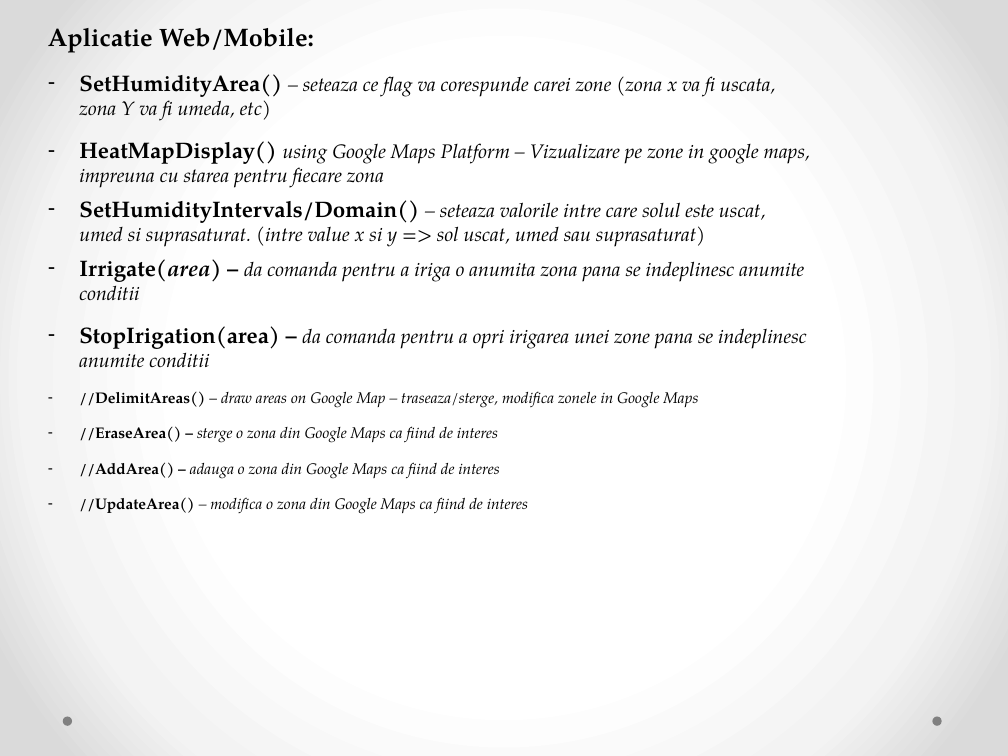
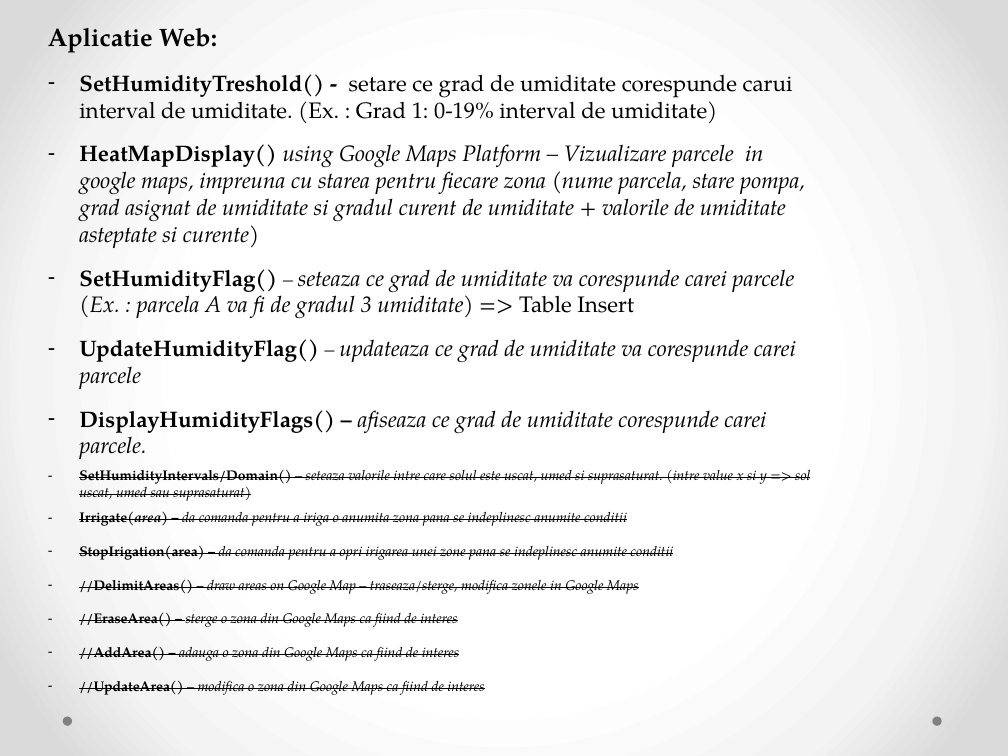
Before and after one commit to diercan/DATC-2018, a slide deck: slide 8 of Indreica_Claudia-Nicoleta/Proiect_Datc/ProiectDATC.pptx (slide 5 before the commit). Drawn at 1008x756 pixels with LibreOffice and Linux fonts; fonts in the diff are those of the drawing. Boxes give left, top, right and bottom in pixels: in the first picture for what was removed or moved away, otherwise in the second. Text is boxed around its words. In the diff, an @@ line names an element or a change of style, - is before the commit and + after.

```diff
--- a/Indreica_Claudia-Nicoleta/Proiect_Datc/ProiectDATC.pptx
+++ b/Indreica_Claudia-Nicoleta/Proiect_Datc/ProiectDATC.pptx
@@ text at bbox=[48, 28, 805, 459]: text changed; size 14 to 16 pt @@
-Aplicatie Web/Mobile:
-– SetHumidityArea() – seteaza ce flag va corespunde carei zone (zona x va fi uscata, zona Y va fi umeda, etc)
-– HeatMapDisplay() using Google Maps Platform – Vizualizare pe zone in google maps, impreuna cu starea pentru fiecare zona
+Aplicatie Web:
+– SetHumidityTreshold() - setare ce grad de umiditate corespunde carui interval de umiditate. (Ex. : Grad 1: 0-19% interval de umiditate)
+– HeatMapDisplay() using Google Maps Platform – Vizualizare parcele in google maps, impreuna cu starea pentru fiecare zona (nume parcela, stare pompa, grad asignat de umiditate si gradul curent de umiditate + valorile de umiditate asteptate si curente)
+– SetHumidityFlag() – seteaza ce grad de umiditate va corespunde carei parcele (Ex. : parcela A va fi de gradul 3 umiditate) => Table Insert
+– UpdateHumidityFlag() – updateaza ce grad de umiditate va corespunde carei parcele
+– DisplayHumidityFlags() – afiseaza ce grad de umiditate corespunde carei parcele.
@@ text at bbox=[79, 469, 811, 695]: size 16 to 10 pt in "SetHumidityIntervals/Domain()", "Irrigate(area) –", "StopIrigation(area) –"; size 14 to 10 pt in "– seteaza valorile intre care solul este ...", "da comanda pentru a iriga o anumita ...", "da comanda pentru a opri irigarea unei ..."; strikethrough on in "SetHumidityIntervals/Domain() – seteaza valorile intre care  ...", "Irrigate(area) – da comanda pentru a iriga ...", "StopIrigation(area) – da comanda pentru a opri ...", "//DelimitAreas() – draw areas on Google Map ..." and 3 more places; size 11 to 10 pt in "//DelimitAreas() – draw areas on Google Map ...", "//EraseArea() – sterge o zona din Google ...", "//AddArea() – adauga o zona din Google ...", "//UpdateArea() – modifica o zona din Google ..." @@
```
Also in this commit, not shown: 3 other slides changed, 3 slides added, 18 other files.
